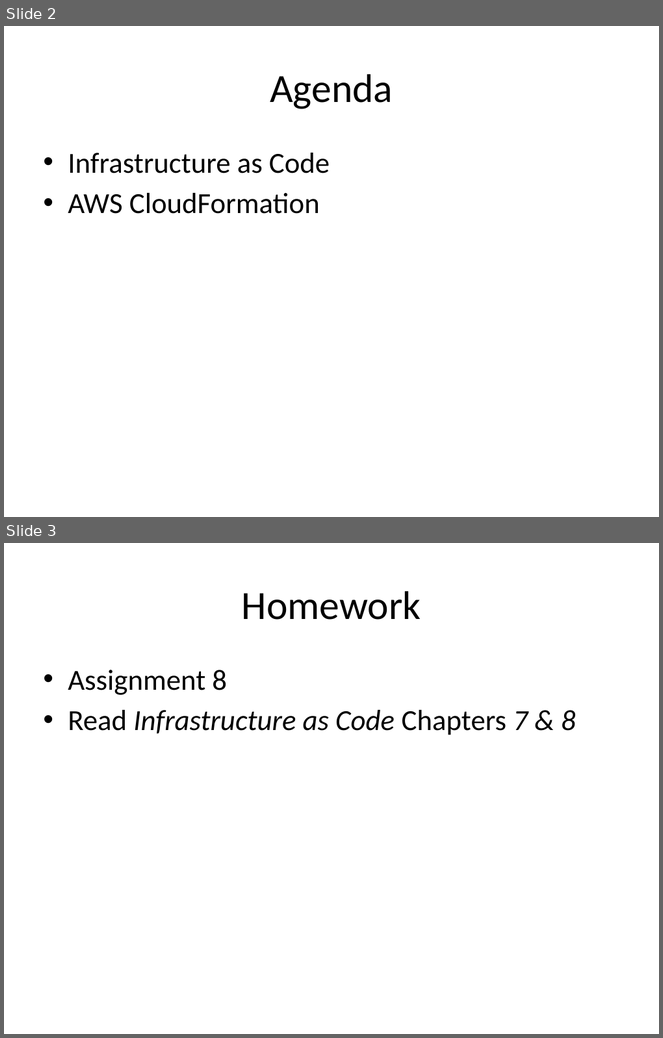
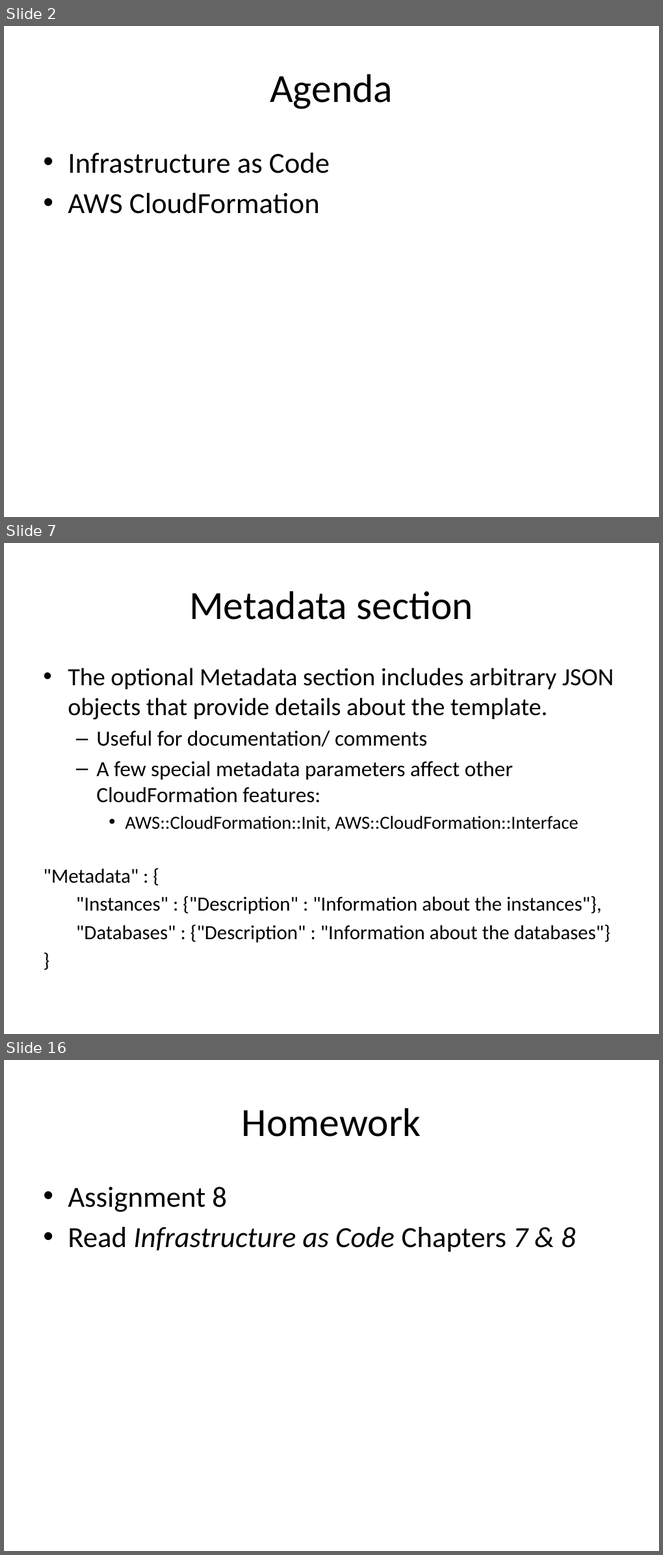
Before and after one commit to jasondbaker/infrastructure-class, a slide deck: infrastructure-week-9.pptx. Shown one above the other, each under a label of ours: slides 2 and 3 before the commit, slides 2, 7 and 16 after it; the slides between them are not shown. The pictures are 663x1038 and 663x1555 pixels, drawn with LibreOffice and Linux fonts; fonts in the diff are those of the drawing. Boxes give left, top, right and bottom in pixels: in the first picture for what was removed or moved away, otherwise in the second. Text is boxed around its words. In the diff, an @@ line names an element or a change of style, - is before the commit and + after.

Commit message:
add cloudformation content

```diff
--- a/infrastructure-week-9.pptx
+++ b/infrastructure-week-9.pptx
@@ slide 7 added at (4, 543, 659, 1034), background #FFFFFF @@
@@ title added at (189, 591, 473, 620), 44 pt, text #000000 @@
+Metadata section
@@ text added at (43, 668, 614, 943), 22.1 pt, text #000000 @@
+• The optional Metadata section includes arbitrary JSON objects that provide details about the template.
+  – Useful for documentation/ comments
+  – A few special metadata parameters affect other CloudFormation features:
+    • AWS::CloudFormation::Init, AWS::CloudFormation::Interface
+"Metadata" : {
+"Instances" : {"Description" : "Information about the instances"},
+"Databases" : {"Description" : "Information about the databases"}
+}
@@ what was slide 3 is now slide 16 @@
```
Also in this commit, not shown: 12 other slides added, 1 other file.
